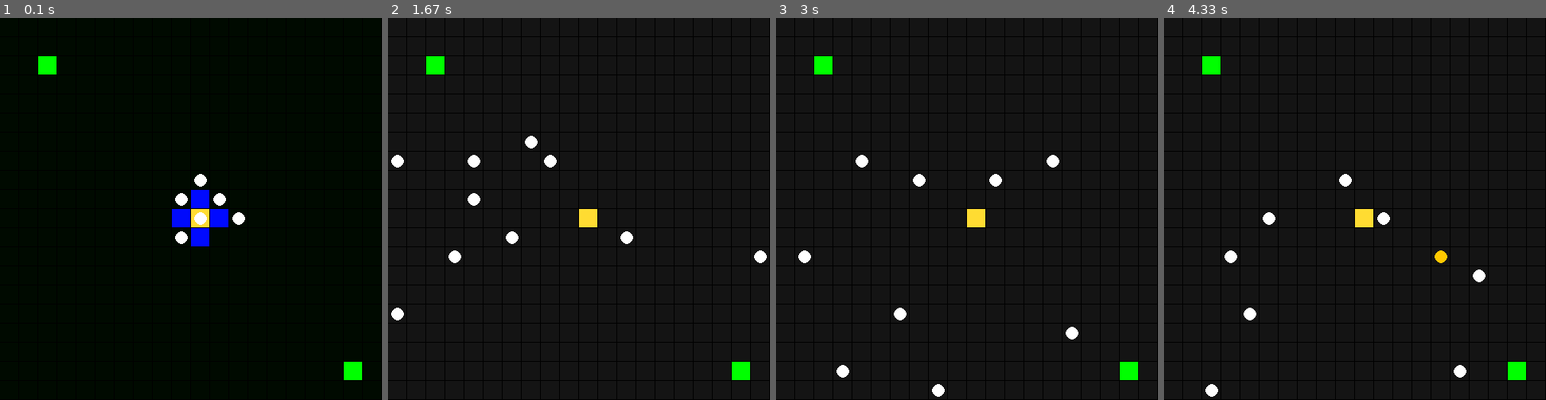
Above: before the commit, frames 1-4 (left to right).
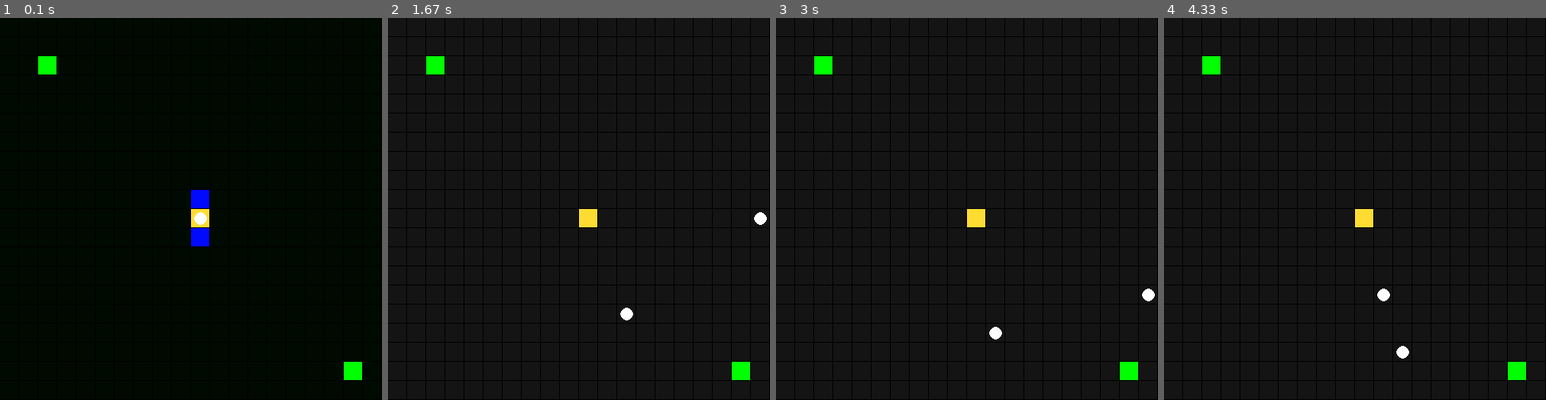
Above: after the commit, the same moments.

Repository: beratmutlu/ant-colony
Game: pygame game, started from main.py
Same seed, same stepped clock (60 frames per second), same inputs: the game is played once before the commit and once after it.
Inputs:
- Up to frame 1 (0.1 s): no input
- Up to frame 2 (1.67 s): tap D at 0.33 s; tap Enter at 0.67 s
- Up to frame 3 (3 s): tap Space at 2, 2.4, 2.7, 2.9 s
- Up to frame 4 (4.33 s): tap Space at 3.23, 3.53, 3.73, 4.03, 4.3 s

The runs differ from the first frame. In frame 1, 0.9% of the frame differs, in the area x 45-65%, y 40-60%; in frame 2, 1.0%, in the area x 0-100%, y 30-80%; in frame 3, 0.9%; in frame 4, 0.9%.

Commit message:
feat: guarentee nest entry for carrying ants adjacent to nest

Diff:
--- a/colony/agents/ant.py
+++ b/colony/agents/ant.py
@@ -4,7 +4,7 @@
 from colony.types.item_type import ItemType
 import random
 
-MEMORY_SIZE = 8
+MEMORY_SIZE = 4
 
 class Ant:
     def __init__(self, cell: Cell, energy: float = 100.0, determinism: float = 50.0):
@@ -30,6 +30,11 @@
             return Action(ActionType.DROP)
 
         if p.carrying:
+            for d, ok in p.neighbors_passable.items():
+                if ok and p.nest_adjacent.get(d):
+                    if random.random() < 0.95:
+                        return Action(ActionType.MOVE, d)
+
             direction = self._follow_gradient(p, ItemType.PHEROMONE_NEST)
             return Action(ActionType.MOVE, direction)
 
@@ -40,7 +45,7 @@
         passable = [d for d, ok in percept.neighbors_passable.items()
                     if ok and d.apply(self.cell.pos) not in self.memory]
         if not passable:
-            return Direction.NORTH
+            return None
 
         alpha = (self.determinism / 100) ** 2 * 5.0
 
--- a/colony/agents/percept.py
+++ b/colony/agents/percept.py
@@ -14,3 +14,5 @@
 
     neighbor_pheromones: dict[Direction, dict[ItemType, float]]
     neighbors_passable: dict[Direction, bool]
+
+    nest_adjacent: dict[Direction, bool]
--- a/colony/core/manager.py
+++ b/colony/core/manager.py
@@ -50,6 +50,11 @@
                 d: n_cell.get_pheromones() if n_cell else {}
                 for d, n_cell in neighbors.items()
             },
+
+            nest_adjacent={
+                d: (n_cell is not None and n_cell.pos == self.nest_pos)
+                for d, n_cell in neighbors.items()
+            }
         )
 
 
--- a/configs/default.json
+++ b/configs/default.json
@@ -5,7 +5,7 @@
         "height": 20
     },
     "ants": {
-        "n": 10,
+        "n": 2,
         "energy": 100.0,
         "determinism": 99.0
     },
